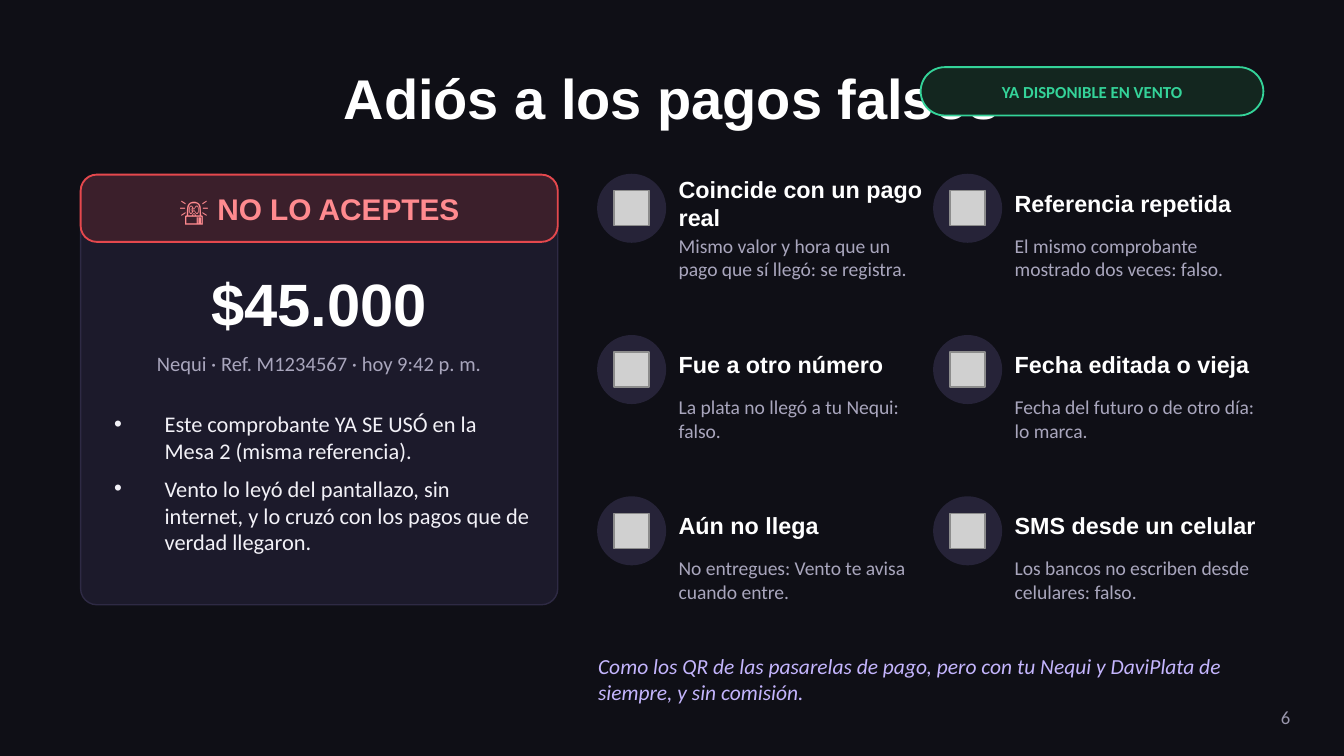
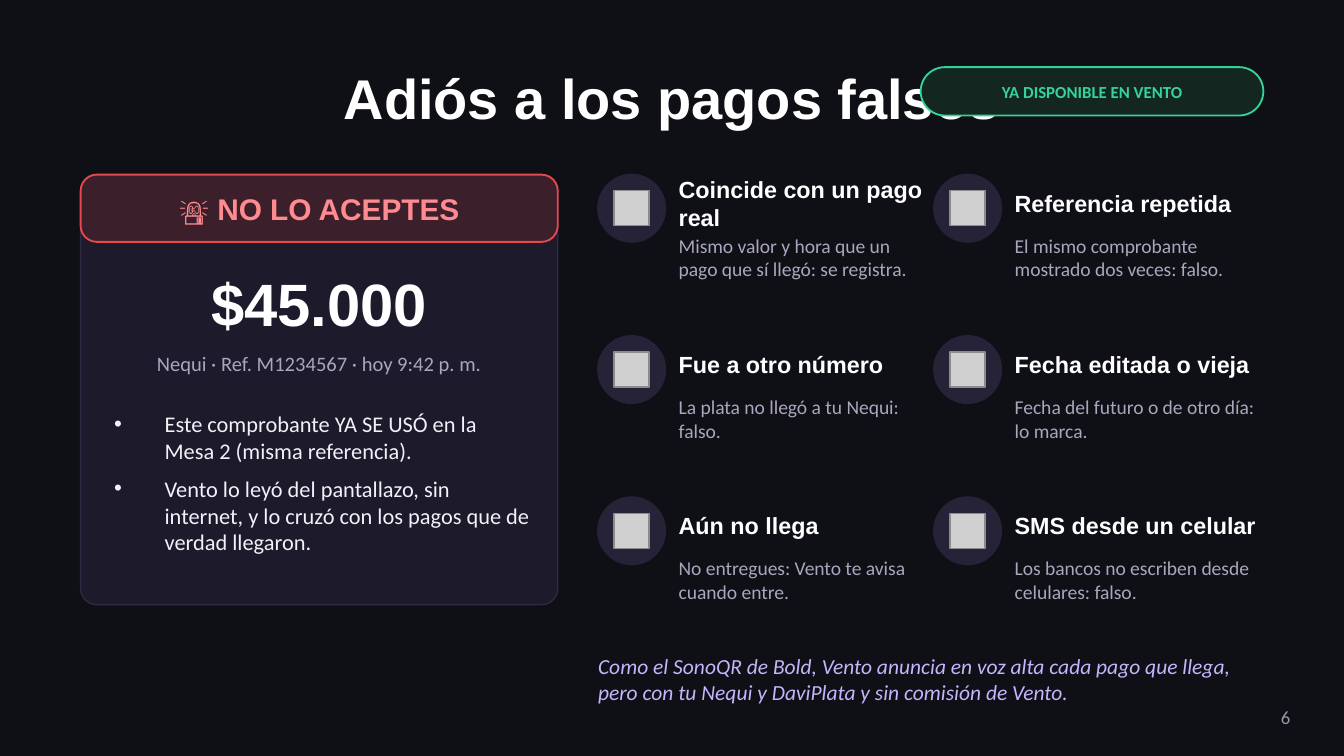
Before and after one commit to cristhianlujan45-blip/cuentas, a slide deck: slide 6 of ventas/Vento-presentacion.pptx. Drawn at 1344x756 pixels with LibreOffice and Linux fonts; fonts in the diff are those of the drawing; grey boxes stand for pictures. Boxes give left, top, right and bottom in pixels: in the first picture for what was removed or moved away, otherwise in the second. Text is boxed around its words. In the diff, an @@ line names an element or a change of style, - is before the commit and + after.

```diff
--- a/ventas/Vento-presentacion.pptx
+++ b/ventas/Vento-presentacion.pptx
@@ text at (598,659,1230,704): text changed @@
-Como los QR de las pasarelas de pago, pero con tu Nequi y DaviPlata de siempre, y sin comisión.
+Como el SonoQR de Bold, Vento anuncia en voz alta cada pago que llega, pero con tu Nequi y DaviPlata y sin comisión de Vento.
```
Also in this commit, not shown: 4 other files.
